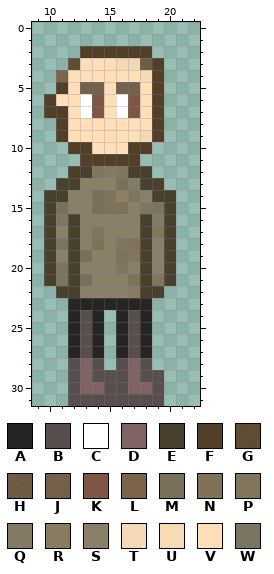
Pixel-art sprite -- src/front/assets/pawn.png. This is how it looked before the edit.
The file is 32x32 pixels. Pixels under 10% opacity are left out. Colours within 5 levels of each other are drawn and written as one. Shown: x 9..22, y 0..31.
Palette (. is transparent): A #262524  B #594e4e  C #ffffff  D #806363  E #49412d  F #533f27  G #5c472ef3  H #685239e6  J #75614a  K #7f5644  L #7b6449  M #797059  N #7f7257  P #81755d  Q #837b65  R #897b5f  S #8a8067  T #fddcb6e8  U #feddb7ee  V #ffdeb8  W #7a7560
Pixels before, first column x 10:
 2 ...FFFFFF..
 3 ..GVVVTTHF.
 4 .LVVVVVVUF.
 5 .FVJJVJJVF.
 6 FVVCKVCKVF.
 7 FFVCKVCKVF.
 8 .FVVVVVVVF.
 9 .FVVVVVVTF.
10 ..FFVVVFF..
11 ...FFFFF...
12 ..EEPQPEE..
13 .EESSSMQEE.
14 EESSMNSPSEE
15 EMSSMNNSPWE
16 EPESSSSSEQE
17 ESESPSSSEPE
18 EWESNSPNESE
19 ESEMSSWPESE
20 EWESSSPSESE
21 EWEMSSSNEPE
22 .EESSSSREE.
23 ..AAAAAAA..
24 ..ABA.ABA..
25 ..ABA.ABA..
26 ..ABA.ABA..
27 ..ABA.ABA..
28 ..BDB.BDB..
29 ..BDBBBDBB.
30 ..BDDBBDDB.
31 ..BBBBBBBB.
The same view after the edit:
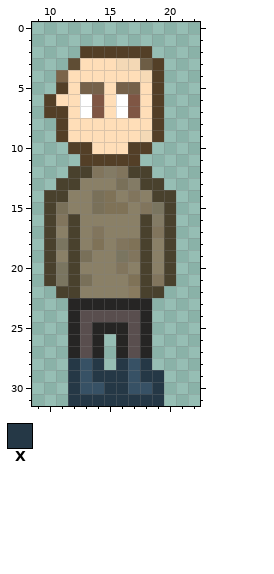
Colours new in this view: X #253846
Changes in this commit:
Colour D changes from #806363 to #375165.
The edit adds colour A in row 25 at x 15.
The edit adds colour B in row 24 at x 15.
Colour A gives way to colour B in row 24 at x 14 and 16.
Colour B gives way to colour X in row 28 at x 12, 14, 16 and 18; in row 29 at x 12, 14 to 16 and 18 to 19; in row 30 at x 12, 15 to 16 and 19; in row 31 at x 12 to 19.
Where, in picture pixels (left, top, right, bottom), the same in both pictures:
changed: (68, 310, 164, 406)
